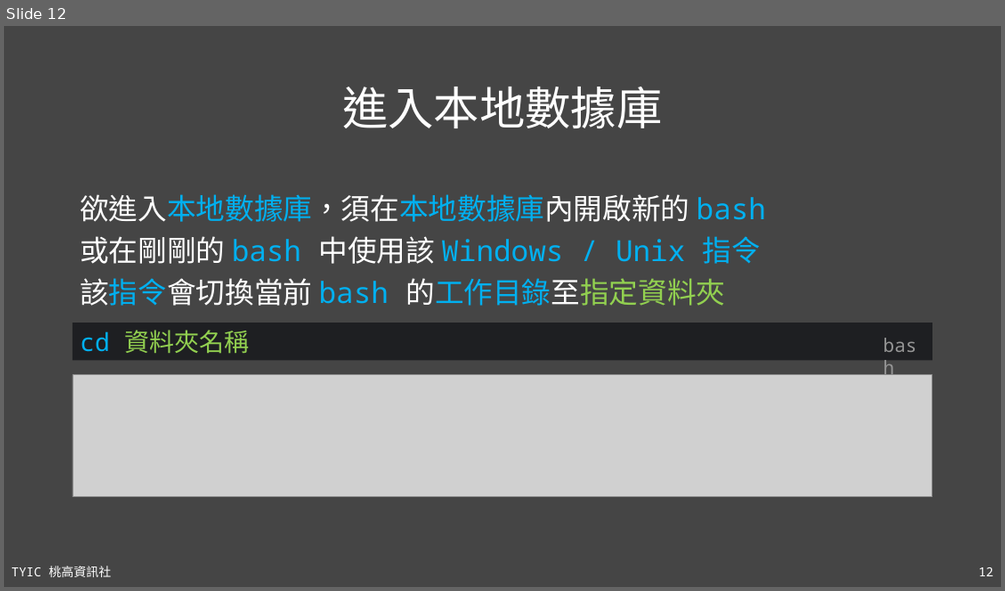
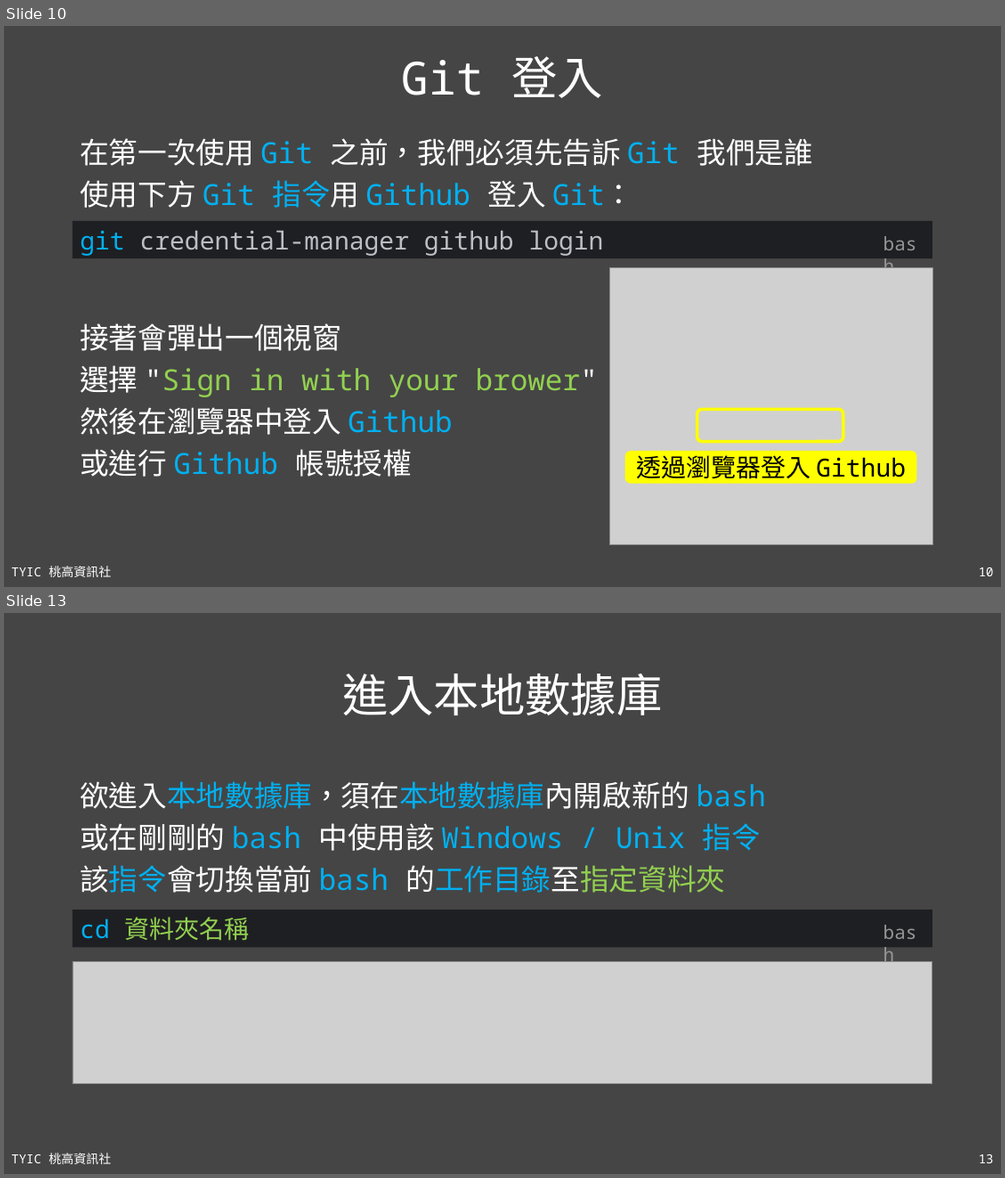
Before and after one commit to TYSHIC/slides, a slide deck: ppt/16_Git 與 Github.pptx. Shown one above the other, each under a label of ours: slide 12 before the commit, slides 10 and 13 after it; the slides between them are not shown. The pictures are 1005x591 and 1005x1178 pixels, drawn with LibreOffice and Linux fonts; fonts in the diff are those of the drawing; grey boxes stand for pictures. Boxes give left, top, right and bottom in pixels: in the first picture for what was removed or moved away, otherwise in the second. Text is boxed around its words. In the diff, an @@ line names an element or a change of style, - is before the commit and + after.

```diff
--- a/ppt/16_Git 與 Github.pptx
+++ b/ppt/16_Git 與 Github.pptx
@@ slide 10 added at (4, 26, 1001, 587), background #454545; not listed: 2 template elements that a slide beside it also shows @@
@@ title added at (402, 56, 603, 98), 44 pt, text #FFFFFF @@
+Git 登入
@@ text added at (80, 138, 813, 208), 28 pt, text #FFFFFF @@
+在第一次使用 Git 之前，我們必須先告訴 Git 我們是誰
+使用下方 Git 指令用 Github 登入 Git：
@@ rectangle added at (73, 221, 933, 258), fill #1E1F22, 24 pt, text #BCBEC4 @@
+git credential-manager github login
@@ text added at (876, 229, 933, 258), 18 pt, text #969696 @@
+bash
@@ picture added at (610, 267, 933, 544) @@
@@ text added at (80, 323, 598, 476), 28 pt, text #FFFFFF @@
+接著會彈出一個視窗
+選擇 "Sign in with your brower"
+然後在瀏覽器中登入 Github
+或進行 Github 帳號授權
@@ rounded rectangle added at (697, 409, 843, 441), outline #FFFF00 3 pt @@
@@ rounded rectangle added at (625, 451, 917, 483), fill #FFFF00, 24 pt, text #000000 @@
+透過瀏覽器登入 Github
@@ what was slide 12 is now slide 13 @@
@@ page number at (979, 1154, 994, 1163): text changed @@
-12
+13
```
Also in this commit, not shown: 2 slides changed, 3 other slides added, 4 other files.
